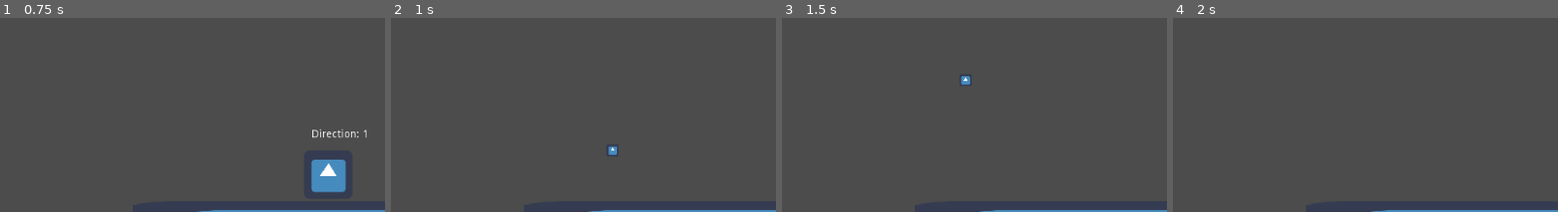
Above: before the commit, frames 1-4 (left to right).
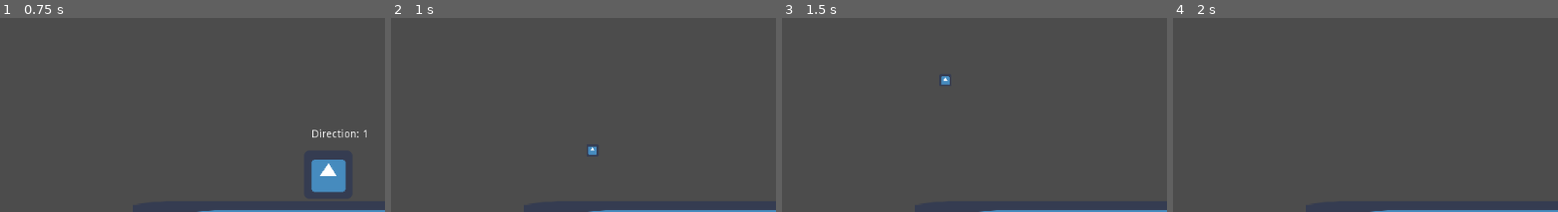
Above: after the commit, the same moments.

Repository: ValorZard/Climb-of-Destiny
Game: Godot game, scene res://Main.tscn
Two runs of this game, one before a commit and one after it. Both use one fixed random seed, a clock stepped at 60 frames per second and the inputs below. The engine's default icon, where the game draws it, is replaced by a stand-in: a white triangle on a blue panel in a dark square.
Inputs (mouse positions are % of the whole screen's width and height, from its top left):
- Up to frame 1 (0.75 s): move the mouse to (45, 65) at 0.52 s; press the mouse at (45, 65) at 0.53 s; hold D (walk_right) from 0.53 s (still down)
- Up to frame 2 (1 s): keep holding D (walk_right); tap Space (jump) at 0.77 s
- Up to frame 3 (1.5 s): keep holding D (walk_right); move the mouse to (80, 59) at 1.27 s; release the mouse at (80, 59) at 1.28 s; click (80, 59) at 1.35 s
- Up to frame 4 (2 s): keep holding D (walk_right); tap Space (jump) at 1.52 s
The pictures show only the part of the screen within x 0-50%, y 14-64%; the shares and areas given below are measured in that part.

Frame 1 is identical in both runs. In frame 2, 0.2% of the frame differs, in the area x 51-59%, y 66-71%; in frame 3, 0.2%, in the area x 41-49%, y 30-35%; in frame 4, nothing differs.

Commit message:
attempted to add boss attack pattenrs

Diff:
--- /dev/null
+++ b/AttackPattern1.gd
@@ -0,0 +1,55 @@
+extends Node2D
+
+
+# Declare member variables here. Examples:
+# var a = 2
+# var b = "text"
+
+var bullet_prefab := preload("res://Bullets/Bullet.tscn")
+var bullet_array : Array
+# Called when the node enters the scene tree for the first time.
+func _ready():
+	pass # Replace with function body.
+
+
+# Called every frame. 'delta' is the elapsed time since the previous frame.
+func _physics_process(delta):
+	if $Timer.is_stopped():
+		var bullet_position = Vector2(rand_range(-500, 500), rand_range(-500, 500))
+		# up left side of circle
+		var i : int = 0
+		while i <= 5:
+			var bullet := bullet_prefab.instance()
+			get_tree().current_scene.get_node("Bullets").add_child(bullet)
+			bullet.position = bullet_position
+			var velocity : Vector2 = Vector2(-cos(deg2rad(90/5) * i), sin(deg2rad(90/5) * i)) * 50
+			bullet.velocity = velocity
+			i += 1
+		# up right side of circle
+		i = 0
+		while i <= 5:
+			var bullet := bullet_prefab.instance()
+			get_tree().current_scene.get_node("Bullets").add_child(bullet)
+			bullet.position = bullet_position
+			var velocity : Vector2 = Vector2(cos((deg2rad(90/5) * i)), sin(deg2rad(90/5) * i)) * 50
+			bullet.velocity = velocity
+			i += 1
+		# down left side of circle
+		i = 0
+		while i <= 5:
+			var bullet := bullet_prefab.instance()
+			get_tree().current_scene.get_node("Bullets").add_child(bullet)
+			bullet.position = bullet_position
+			var velocity : Vector2 = Vector2(-cos(deg2rad(90/5) * i), -sin(deg2rad(90/5) * i)) * 50
+			bullet.velocity = velocity
+			i += 1
+		# down right side of circle
+		i = 0
+		while i <= 5:
+			var bullet := bullet_prefab.instance()
+			get_tree().current_scene.get_node("Bullets").add_child(bullet)
+			bullet.position = bullet_position
+			var velocity : Vector2 = Vector2(cos((deg2rad(90/5) * i)), -sin(deg2rad(90/5) * i)) * 50
+			bullet.velocity = velocity
+			i += 1
+		$Timer.start()
--- /dev/null
+++ b/BossRoom.tscn
@@ -0,0 +1,14 @@
+[gd_scene load_steps=2 format=2]
+
+[ext_resource path="res://AttackPattern1.gd" type="Script" id=1]
+
+[node name="Root" type="Node2D"]
+
+[node name="AttackPattern1" type="Node2D" parent="."]
+script = ExtResource( 1 )
+
+[node name="Timer" type="Timer" parent="AttackPattern1"]
+one_shot = true
+autostart = true
+
+[node name="Bullets" type="Node" parent="."]
--- a/Bullets/Bullet.gd
+++ b/Bullets/Bullet.gd
@@ -10,6 +10,7 @@
 var default_velocity := Vector2(800, 0)
 var damage : int = 10
 var facing_right := true
+var paused := false
 
 var node_shot_from : Node # the owner of this node
 
@@ -23,7 +24,6 @@
 
 # Called every frame. 'delta' is the elapsed time since the previous frame.
 func _physics_process(delta):
-	self.position += velocity * delta
 	# set direction of velocity of bullet of the direction player is facing
 	if !facing_right:
 		if velocity.x > 0:
@@ -31,8 +31,12 @@
 	else:
 		if velocity.x < 0:
 			velocity.x = -velocity.x
-	print($Timer.is_stopped())
-	print($Timer.time_left)
+
+	if !paused:
+		self.position += velocity * delta
+
+	#print($Timer.is_stopped())
+	#print($Timer.time_left)
 	# when timer is done, delete bullet so we dont have a bunch of random bullets exists
 	if $Timer.is_stopped():
 		destroy_self()
